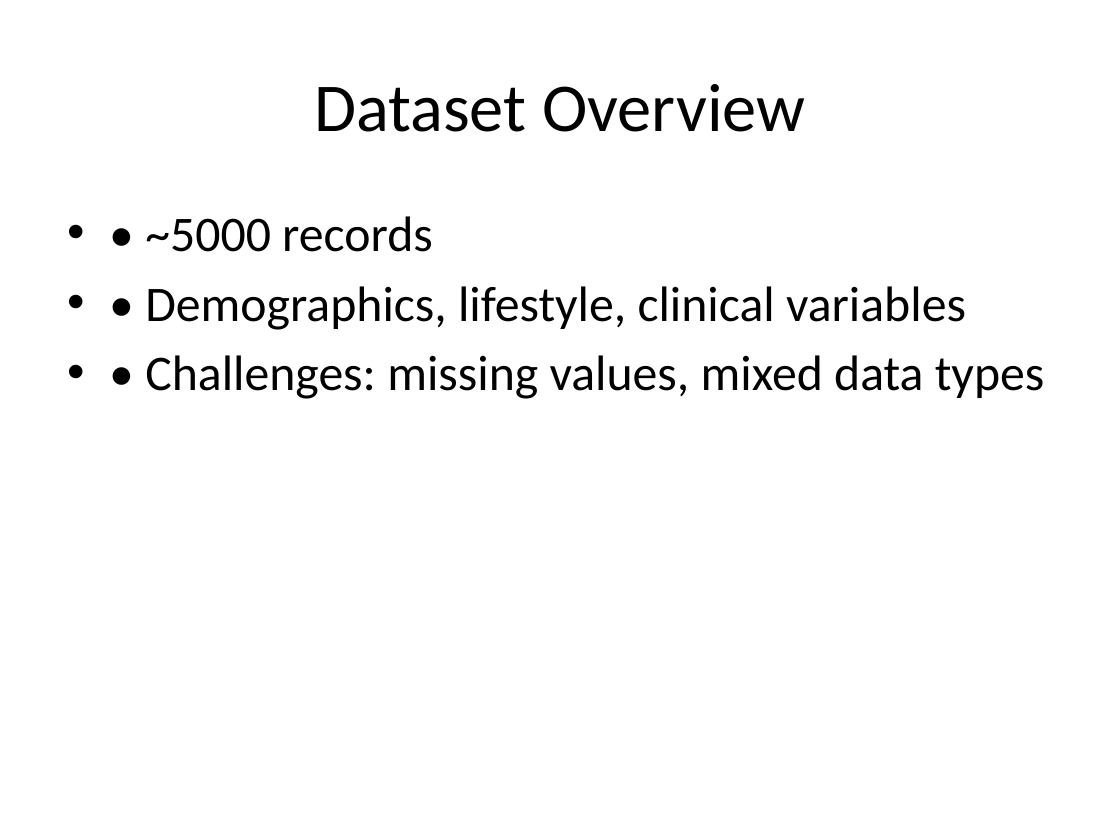
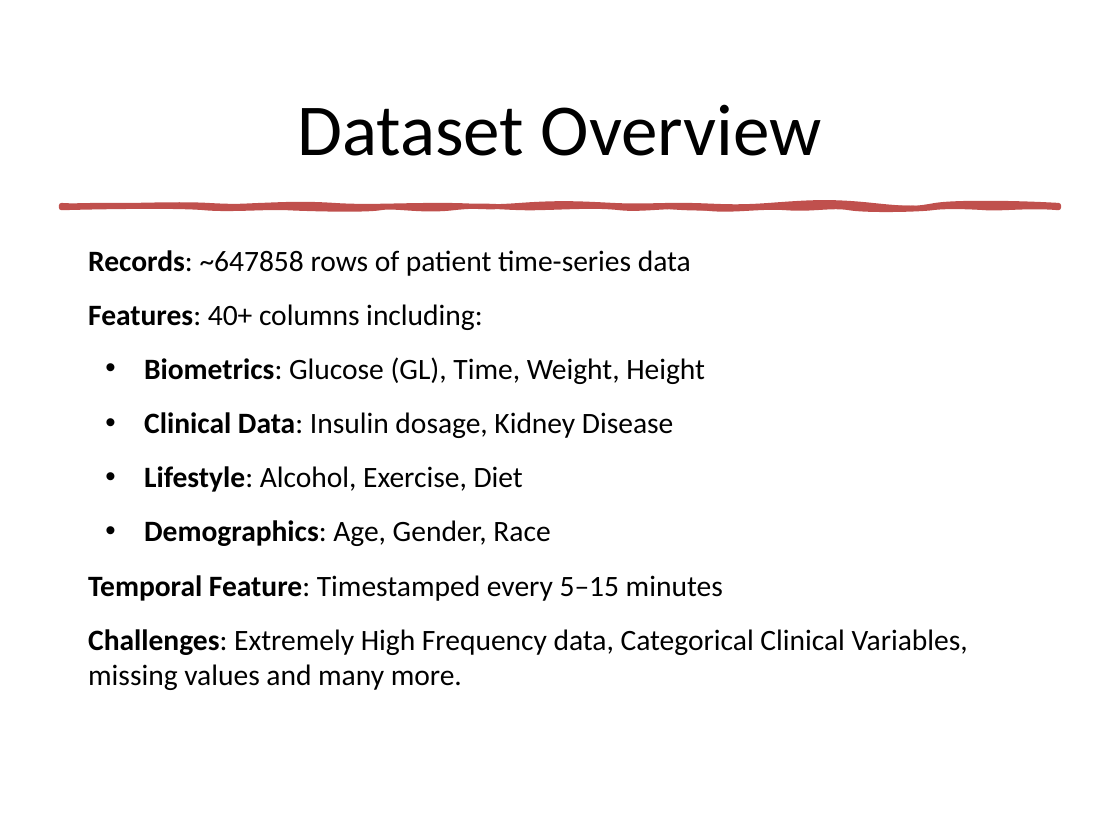
Before and after one commit to ansmalik67/multimodal-glucose-forecasting, a slide deck: slide 4 of Final_Glycaemic_Project_Presentation.pptx. Drawn at 1120x840 pixels with LibreOffice and Linux fonts; fonts in the diff are those of the drawing. Boxes give left, top, right and bottom in pixels: in the first picture for what was removed or moved away, otherwise in the second. Text is boxed around its words. In the diff, an @@ line names an element or a change of style, - is before the commit and + after.

```diff
--- a/Final_Glycaemic_Project_Presentation.pptx
+++ b/Final_Glycaemic_Project_Presentation.pptx
@@ title "Dataset Overview": place and size @@
-title "Dataset Overview" at bbox=[314, 84, 805, 132]
+title "Dataset Overview" at bbox=[297, 104, 822, 156]
@@ title "Dataset Overview" at bbox=[297, 104, 822, 156]: size 44 to 47 pt @@
@@ freeform shape added at bbox=[62, 205, 1058, 207], fill #C0504D, outline #C0504D 3.25 pt @@
@@ text at bbox=[88, 250, 968, 690]: text changed; size 32 to 19 pt @@
-• • ~5000 records
-• • Demographics, lifestyle, clinical variables
-• • Challenges: missing values, mixed data types
+Records: ~647858 rows of patient time-series data
+Features: 40+ columns including:
+• Biometrics: Glucose (GL), Time, Weight, Height
+• Clinical Data: Insulin dosage, Kidney Disease
+• Lifestyle: Alcohol, Exercise, Diet
+• Demographics: Age, Gender, Race
+Temporal Feature: Timestamped every 5–15 minutes
+Challenges: Extremely High Frequency data, Categorical Clinical Variables, missing values and many more.
```
Also in this commit, not shown: 13 other slides changed, 2 slides added, 1 other file.
